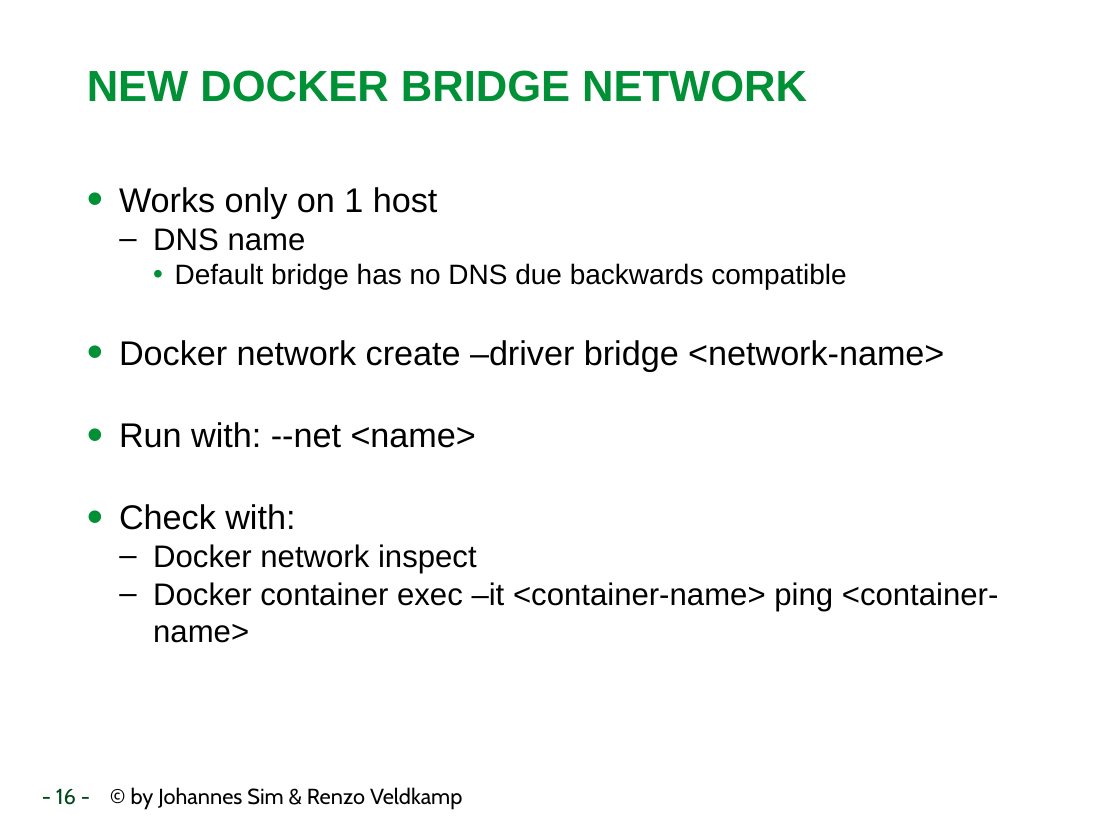
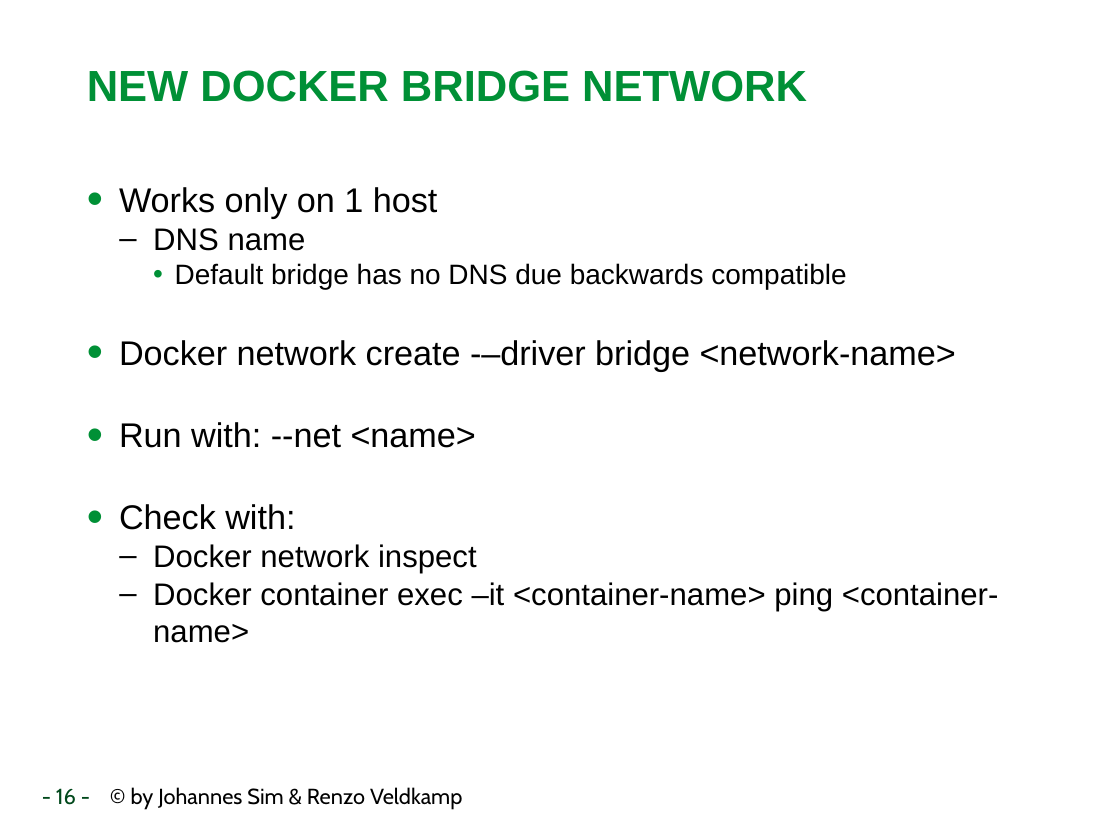
Before and after one commit to RenzoVeldkamp/MicroContainer, a slide deck: slide 16 of Presentatie/Docker102.pptx. Drawn at 1120x840 pixels with LibreOffice and Linux fonts; fonts in the diff are those of the drawing; background and template pictures are left out. Boxes give left, top, right and bottom in pixels: in the first picture for what was removed or moved away, otherwise in the second. Text is boxed around its words. In the diff, an @@ line names an element or a change of style, - is before the commit and + after.

```diff
--- a/Presentatie/Docker102.pptx
+++ b/Presentatie/Docker102.pptx
@@ text at <box>119,340,956,372</box>: text changed @@
-• Docker network create –driver bridge <network-name>
+• Docker network create -–driver bridge <network-name>
```
Also in this commit, not shown: 1 other slide changed, 1 slide added, 1 slide removed.
